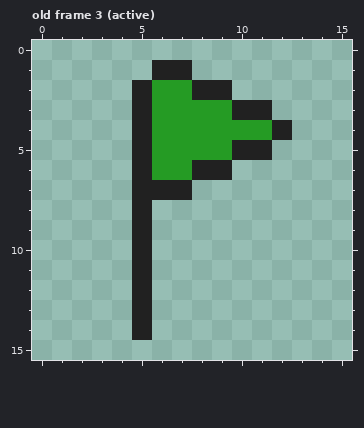
Edited in one commit: pixel-art file (Checkpoint/checkpoint.aseprite). The first picture shows the starting point.
16x16 pixels, 4 frames. Shown: old frame 3 (active). The commit also changed other frames, which this record leaves out.
After:
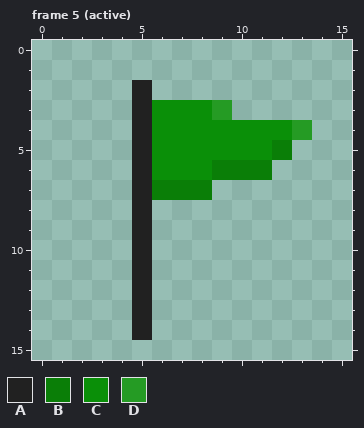
Palette (. is transparent): A #212121  B #0a7e07  C #0a8f08  D #259b24
A new or re-ordered frame is compared with the old frame closest to it.
Changes in this commit:
frames 4 -> 8
Changed rows in their new state; - is an unchanged pixel.
Frame 5 (active) is new; against old frame 3 (active):
first column x 6:
 1 ..------
 2 ....----
 3 CCC-..--
 4 CCCCCCCD
 5 CCCCCCB-
 6 CCCBBB--
 7 BBB-----
